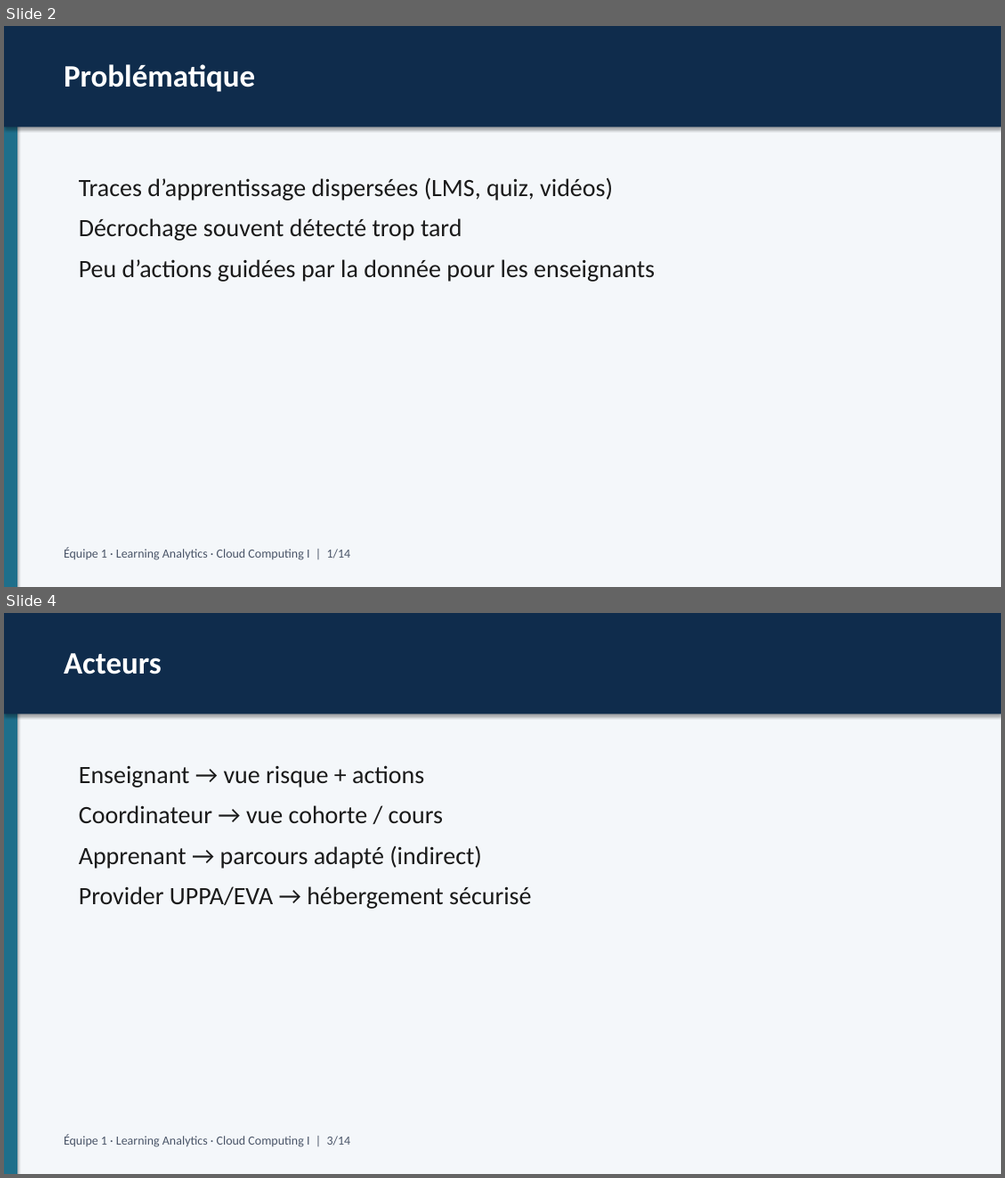
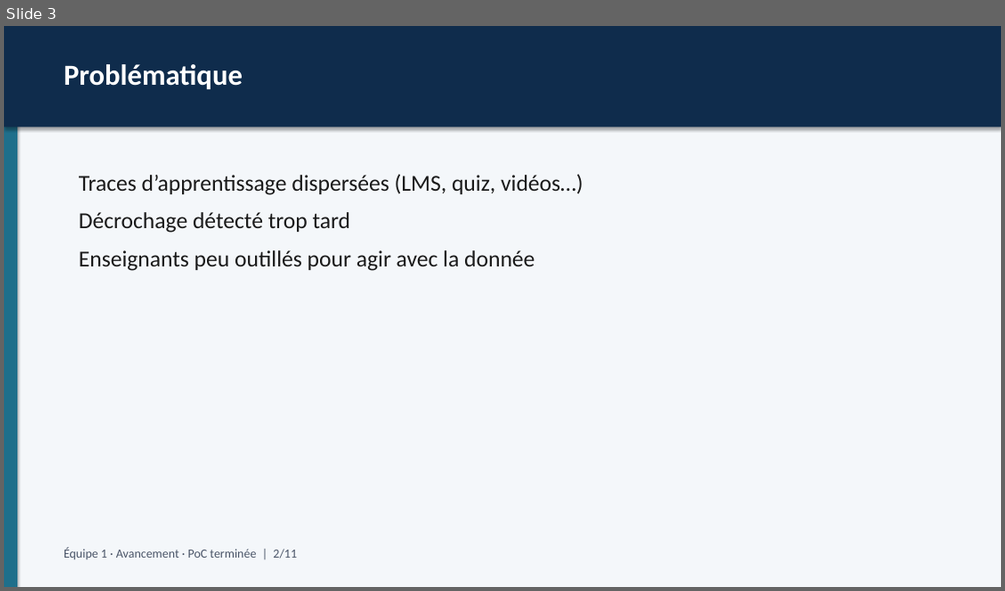
Before and after one commit to galaxie44/learning-analytics-educational-processes, a slide deck: docs/livrables/Presentation-Learning-Analytics.pptx. Shown one above the other, each under a label of ours: slides 2 and 4 before the commit, slide 3 after it; the slides between them are not shown. The pictures are 1005x1178 and 1005x591 pixels, drawn with LibreOffice and Linux fonts; fonts in the diff are those of the drawing. Boxes give left, top, right and bottom in pixels: in the first picture for what was removed or moved away, otherwise in the second. Text is boxed around its words. In the diff, an @@ line names an element or a change of style, - is before the commit and + after.

Commit message:
Add complete avancement presentation (PoC finished narrative).

```diff
--- a/docs/livrables/Presentation-Learning-Analytics.pptx
+++ b/docs/livrables/Presentation-Learning-Analytics.pptx
@@ slide 4 removed at [4, 613, 1001, 1174], background #FFFFFF @@
@@ rectangle removed at [4, 613, 1001, 1174] @@
@@ rectangle removed at [4, 613, 17, 1174] @@
@@ rectangle removed at [4, 613, 1001, 714] @@
@@ text removed at [64, 653, 162, 674] @@
-Acteurs
@@ text removed at [79, 765, 531, 908] @@
-Enseignant → vue risque + actions
-Coordinateur → vue cohorte / cours
-Apprenant → parcours adapté (indirect)
-Provider UPPA/EVA → hébergement sécurisé
@@ text removed at [64, 1134, 351, 1147] @@
-Équipe 1 · Learning Analytics · Cloud Computing I | 3/14
@@ what was slide 2 is now slide 3 @@
@@ slide 3 changed as well @@
@@ text "Problématique" at [64, 64, 243, 89]: size 30 to 28 pt @@
@@ text at [79, 174, 583, 271]: text changed; size 24 to 22 pt @@
-Traces d’apprentissage dispersées (LMS, quiz, vidéos)
-Décrochage souvent détecté trop tard
-Peu d’actions guidées par la donnée pour les enseignants
+Traces d’apprentissage dispersées (LMS, quiz, vidéos…)
+Décrochage détecté trop tard
+Enseignants peu outillés pour agir avec la donnée
@@ text at [64, 547, 297, 559]: text changed @@
-Équipe 1 · Learning Analytics · Cloud Computing I | 1/14
+Équipe 1 · Avancement · PoC terminée | 2/11
```
Also in this commit, not shown: 5 other slides changed, 6 slides added, 8 other slides removed, 3 other files.
